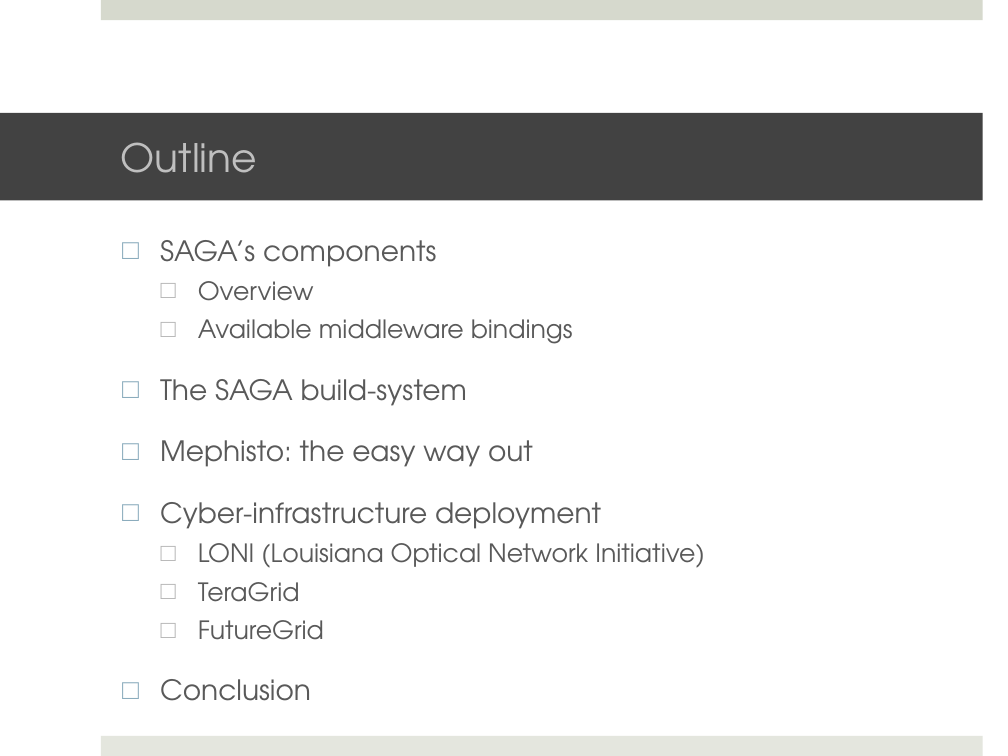
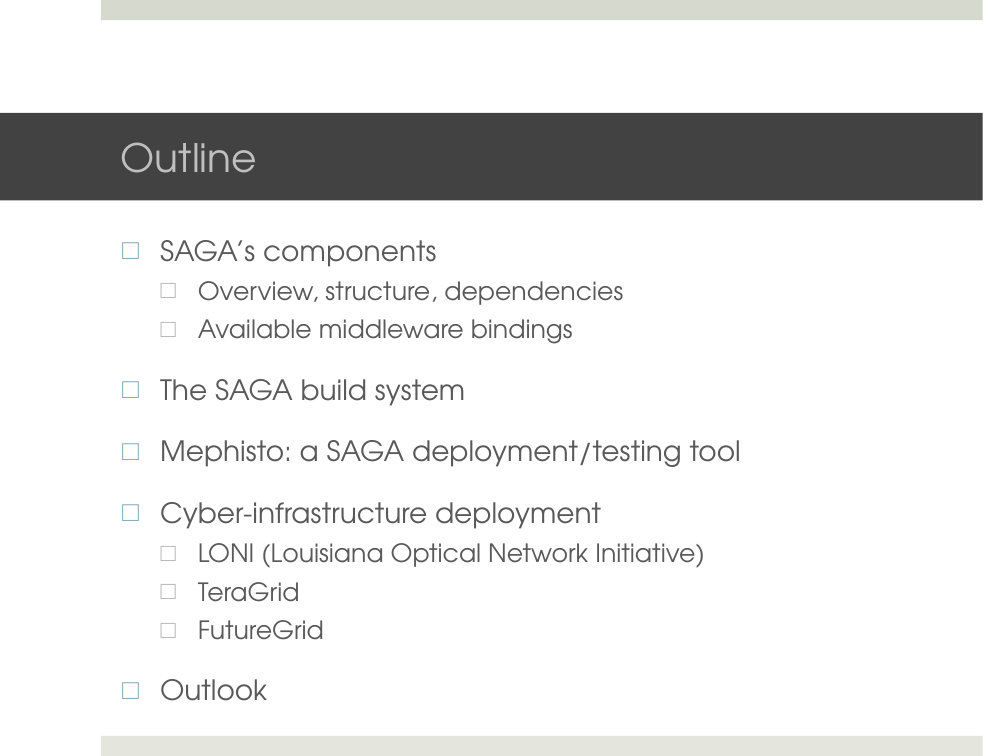
Before and after one commit to saga-project/saga-cpp-legacy-projects, a slide deck: slide 2 of tutorial/general_tutorial/Installation.pptx. Drawn at 1008x756 pixels with LibreOffice and Linux fonts; fonts in the diff are those of the drawing; background and template pictures are left out. Boxes give left, top, right and bottom in pixels: in the first picture for what was removed or moved away, otherwise in the second. Text is boxed around its words. In the diff, an @@ line names an element or a change of style, - is before the commit and + after.

```diff
--- a/tutorial/general_tutorial/Installation.pptx
+++ b/tutorial/general_tutorial/Installation.pptx
@@ text at bbox=[198, 281, 623, 305]: text changed @@
-  □ Overview
+  □ Overview, structure, dependencies
@@ text at bbox=[160, 379, 741, 467]: text changed @@
-□ The SAGA build-system
-□ Mephisto: the easy way out
+□ The SAGA build system
+□ Mephisto: a SAGA deployment/testing tool
@@ text at bbox=[160, 679, 267, 701]: text changed @@
-□ Conclusion
+□ Outlook
```
Also in this commit, not shown: 5 slides added, 1 slide removed.
